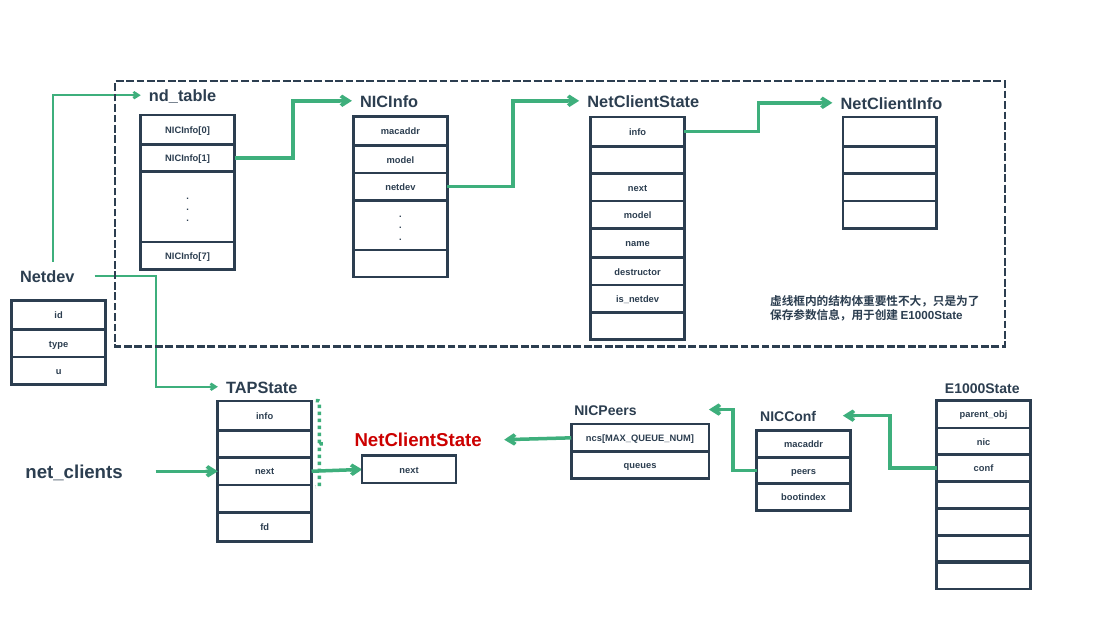
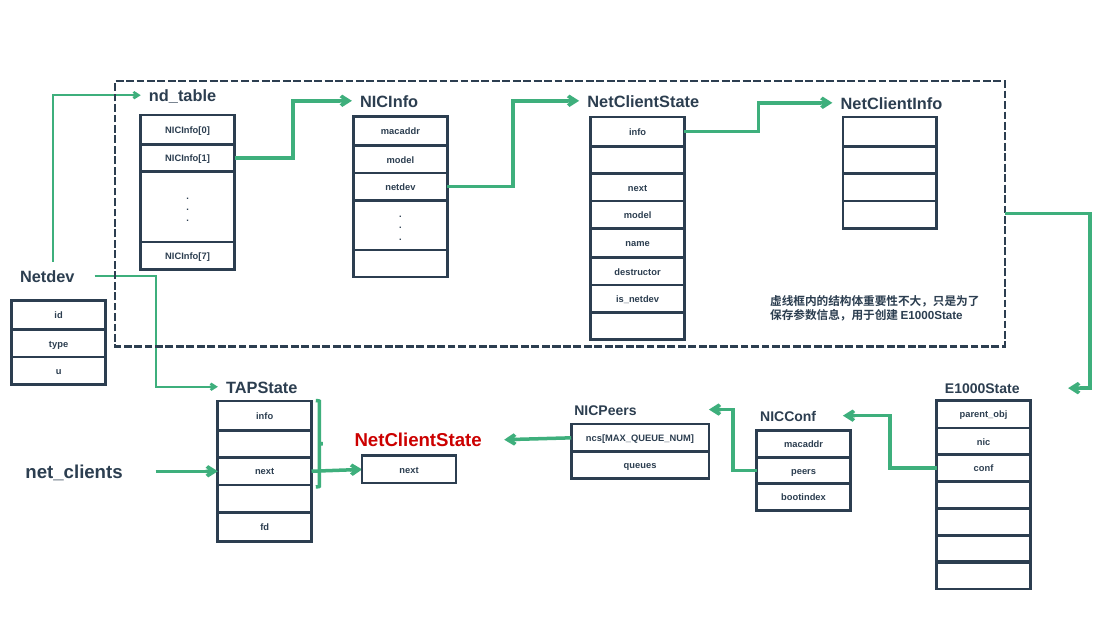
Before and after one commit to zaiqiang-dong/zaiqiang, a slide deck: slide 11 of picture/vitrualization/qemu/qemu.pptx. Drawn at 1120x630 pixels with LibreOffice and Linux fonts; fonts in the diff are those of the drawing. Boxes give left, top, right and bottom in pixels: in the first picture for what was removed or moved away, otherwise in the second. Text is boxed around its words. In the diff, an @@ line names an element or a change of style, - is before the commit and + after.

```diff
--- a/picture/vitrualization/qemu/qemu.pptx
+++ b/picture/vitrualization/qemu/qemu.pptx
@@ elbow arrow added from (1005, 213) to (1069, 388), #3EAF7C 3 pt @@
@@ right brace at <box>316,401,323,487</box>: outline #3EAF7C 3 pt dashed to #3EAF7C 3 pt @@
```
Also in this commit, not shown: 8 other files.
